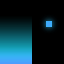
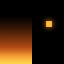
Comparing the layer stacks of the two 64×64 images. Changes:
hid group "fuel" (3 layers) over [0, 15, 58, 64]
showed group "speed" (2 layers) over [0, 15, 58, 64]
